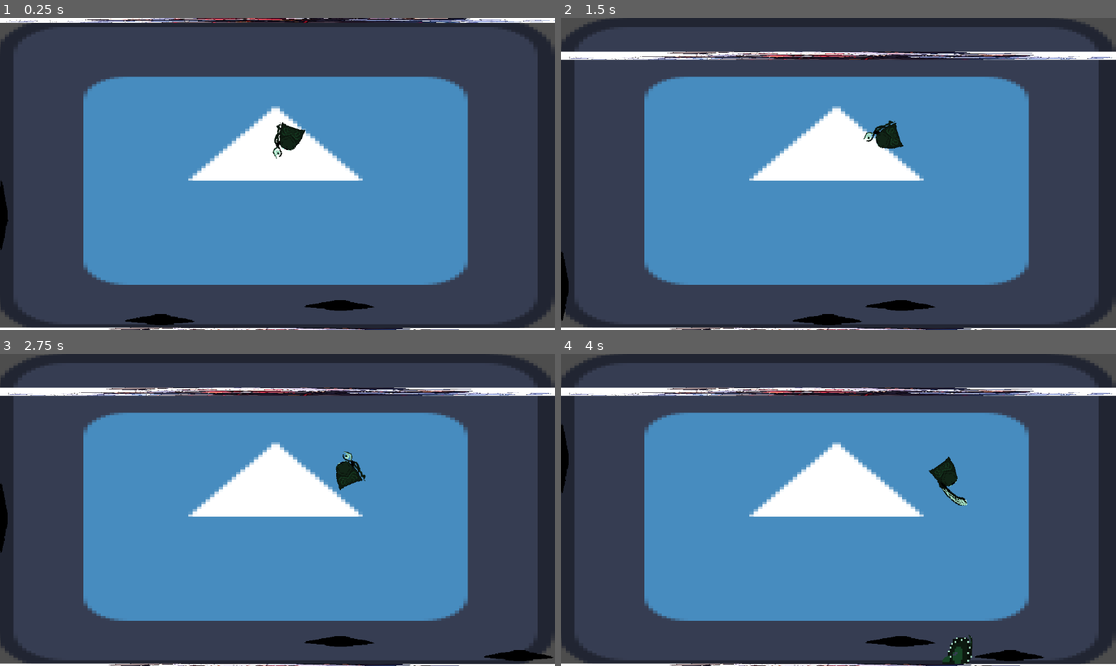
Above: before the commit, frames 1-4 (two rows, left to right).
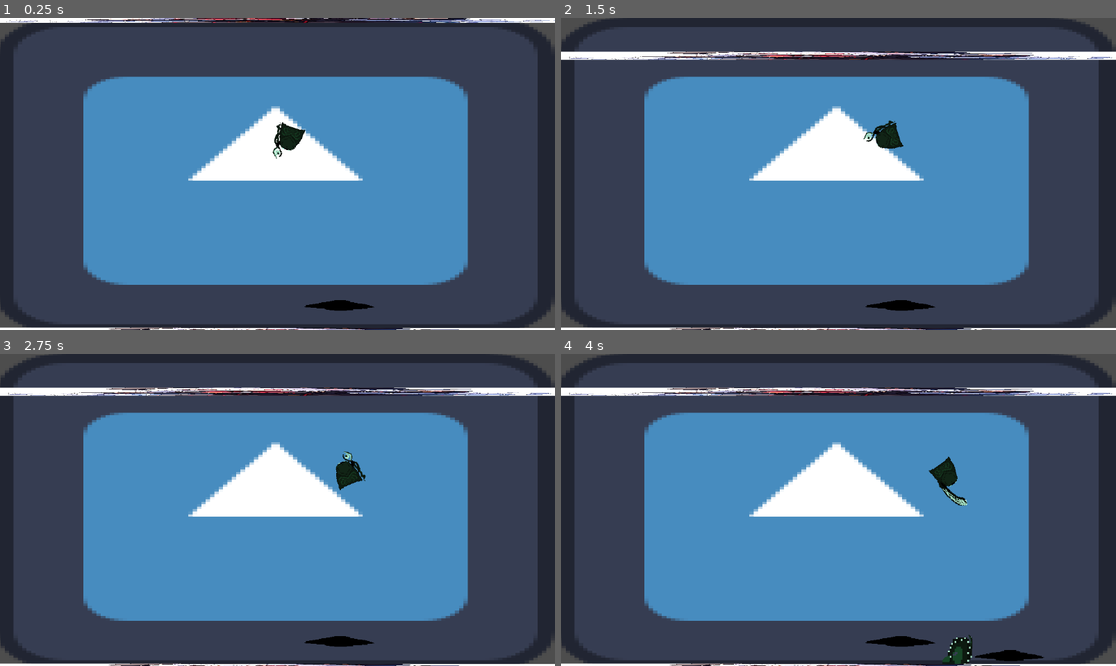
Above: after the commit, the same moments.

Repository: Lucas-FAlves/LudumDare_54_Godot
Game: Godot game, scene res://Scenes/Level.tscn
The game is run twice, just before and just after one commit, with the same random seed, the same clock (stepped at 60 frames per second) and the same inputs. The engine's default icon, where the game draws it, is replaced by a stand-in: a white triangle on a blue panel in a dark square.
Inputs (mouse positions are in pixels of both pictures, inside the frame that each line leads up to):
- Up to frame 1 (0.25 s): no input
- Up to frame 2 (1.5 s): move the mouse to (960, 158) at 0.52 s; hold D (Move_Right) from 0.53 s (still down); tap E (Attack) at 0.6, 1.35 s; tap W (Move_Up) at 0.77 s; move the mouse to (727, 189) at 1.27 s
- Up to frame 3 (2.75 s): tap W (Move_Up) at 1.52 s; move the mouse to (333, 441) at 2.02 s; release D (Move_Right) at 2.03 s; hold A (Move_Left) from 2.03 s (still down); tap E (Attack) at 2.1 s
- Up to frame 4 (4 s): move the mouse to (810, 572) at 2.77 s; release A (Move_Left) at 2.78 s; hold D (Move_Right) from 2.78 s (still down); tap E (Attack) at 2.85, 3.6 s; tap W (Move_Up) at 3.02, 3.77 s; move the mouse to (1005, 556) at 3.52 s

The runs differ from the first frame. In frame 1, 0.5% of the frame differs, in the area x 0-36%, y 52-99%; in frame 2, 0.5%; in frame 3, 0.5%; in frame 4, 0.2%.

Commit message:
olho invisivel mexendo

Diff:
--- a/Scenes/Level.tscn
+++ b/Scenes/Level.tscn
@@ -17,6 +17,7 @@
 [node name="Level" type="Node2D"]
 
 [node name="Area2D" parent="." instance=ExtResource("1_hkf2b")]
+position = Vector2(-408, 0)
 
 [node name="Background" type="Sprite2D" parent="."]
 z_index = -100
--- a/Scripts/olho.gd
+++ b/Scripts/olho.gd
@@ -22,7 +22,7 @@
 func _ready():
 	rng.randomize()
 	cooldown = rng.randi_range(200, 400)
-	#eyeSprite.visible = false
+	eyeSprite.visible = false
 
 	# Replace with function body.
 
@@ -34,7 +34,7 @@
 		cooldown -= delta
 	else:
 		isOff = false
-		#eyeSprite.visible = true
+		eyeSprite.visible = true
 		if eyeAnimatedSprite != null:
 			eyeAnimatedSprite.play("Opening")
 			spawn_tentacle()
